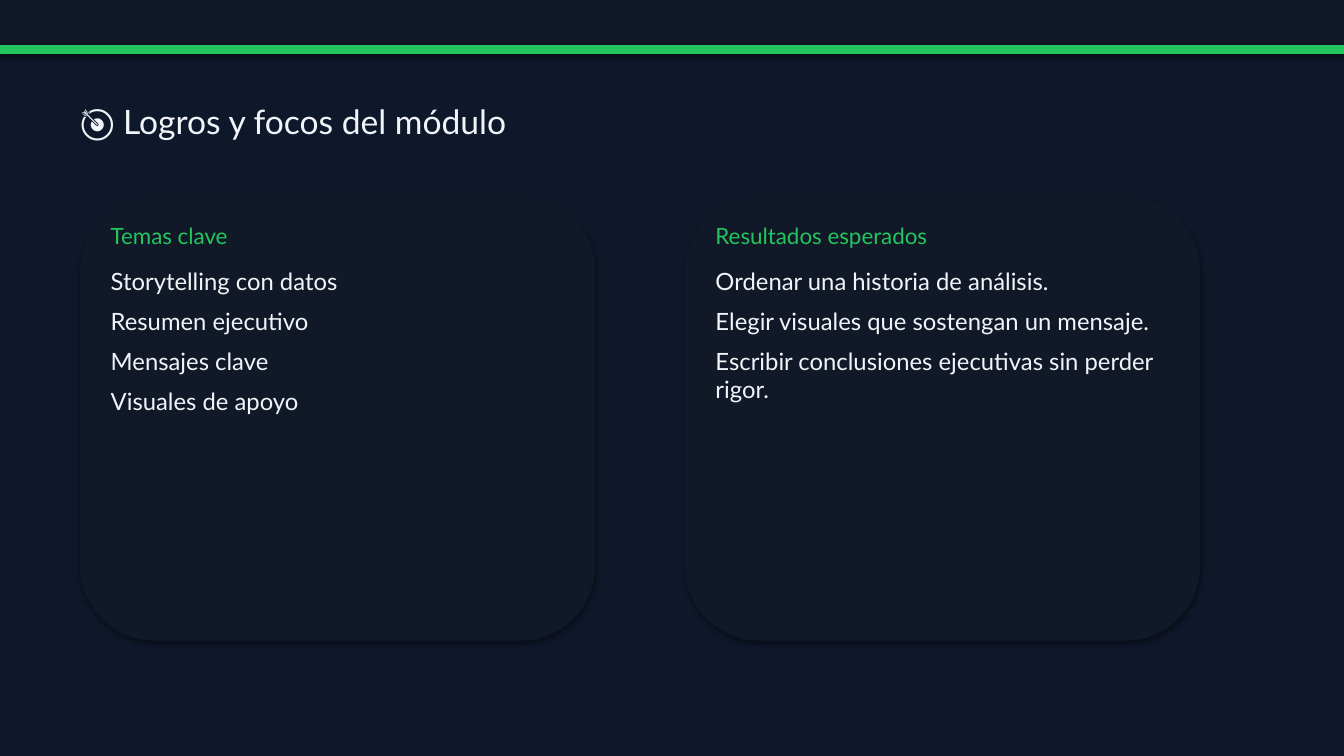
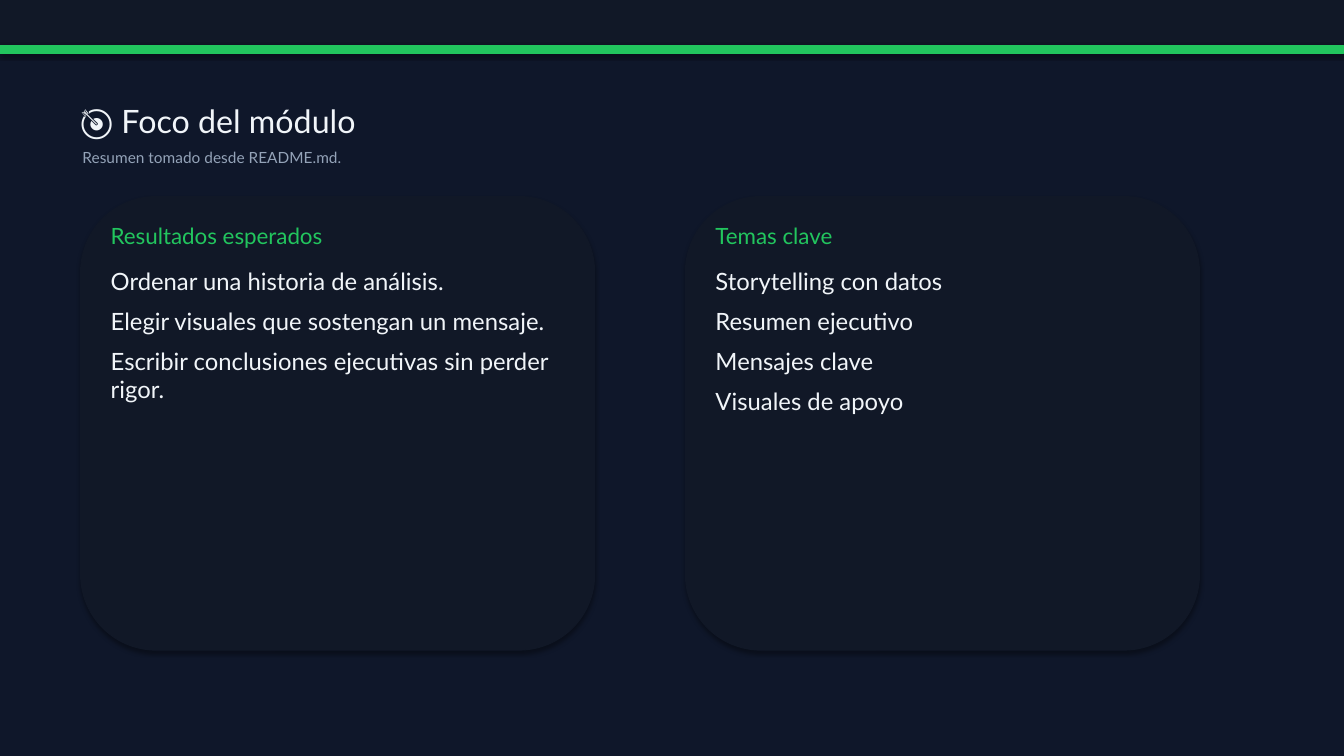
Before and after one commit to vladimiracunadev-create/python-data-science-bootcamp, a slide deck: slide 2 of docs/presentaciones/classes/clase-08-presentacion-de-hallazgos-presentacion.pptx. Drawn at 1344x756 pixels with LibreOffice and Linux fonts; fonts in the diff are those of the drawing. Boxes give left, top, right and bottom in pixels: in the first picture for what was removed or moved away, otherwise in the second. Text is boxed around its words. In the diff, an @@ line names an element or a change of style, - is before the commit and + after.

```diff
--- a/docs/presentaciones/classes/clase-08-presentacion-de-hallazgos-presentacion.pptx
+++ b/docs/presentaciones/classes/clase-08-presentacion-de-hallazgos-presentacion.pptx
@@ text at [121,109,356,134]: text changed; size 24 to 23 pt @@
-🎯 Logros y focos del módulo
+🎯 Foco del módulo
@@ text added at [82,151,342,163], 11 pt, text #94A3B8 @@
+Resumen tomado desde README.md.
@@ rounded rectangle: place and size @@
-rounded rectangle at [81,197,595,640]
+rounded rectangle at [81,197,595,650]
@@ rounded rectangle: place and size @@
-rounded rectangle at [686,197,1200,640]
+rounded rectangle at [686,197,1200,650]
@@ text "Resultados esperados": place and size @@
-text "Resultados esperados" at [715,227,928,248]
+text "Resultados esperados" at [111,227,323,248]
@@ text "Temas clave": place and size @@
-text "Temas clave" at [111,227,228,244]
+text "Temas clave" at [715,227,833,244]
@@ text "Ordenar una historia de análisis.": place and size @@
-text "Ordenar una historia de análisis." at [715,272,1154,403]
+text "Ordenar una historia de análisis." at [111,272,549,403]
@@ text "Storytelling con datos": place and size @@
-text "Storytelling con datos" at [111,272,337,414]
+text "Storytelling con datos" at [715,272,942,414]
```
Also in this commit, not shown: 5 other slides changed, 2 slides added, 1 slide removed, 38 other files.
